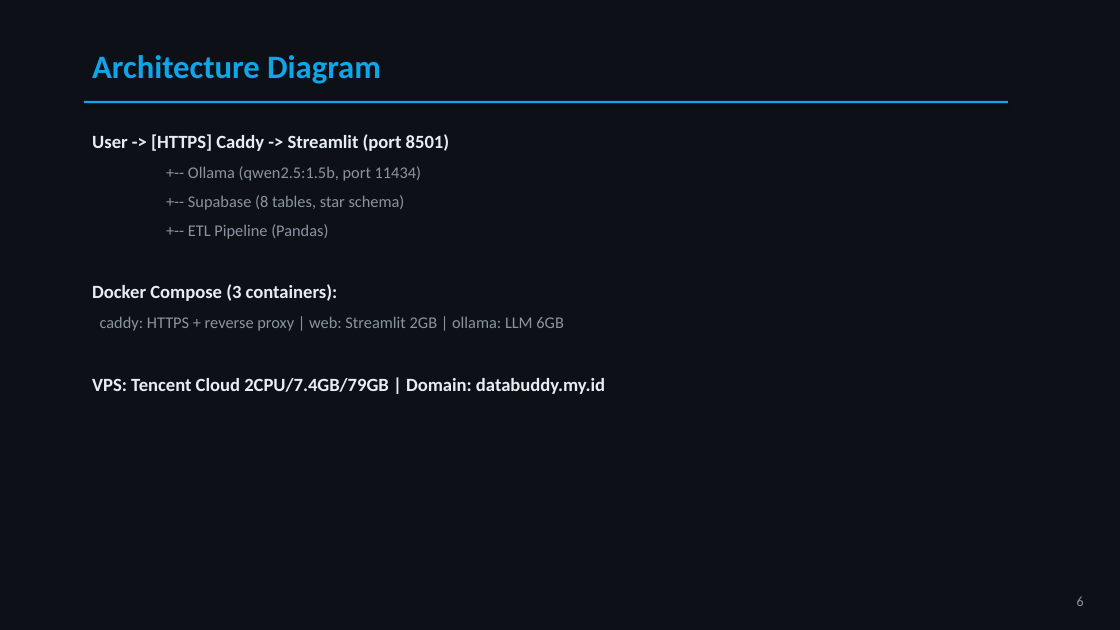
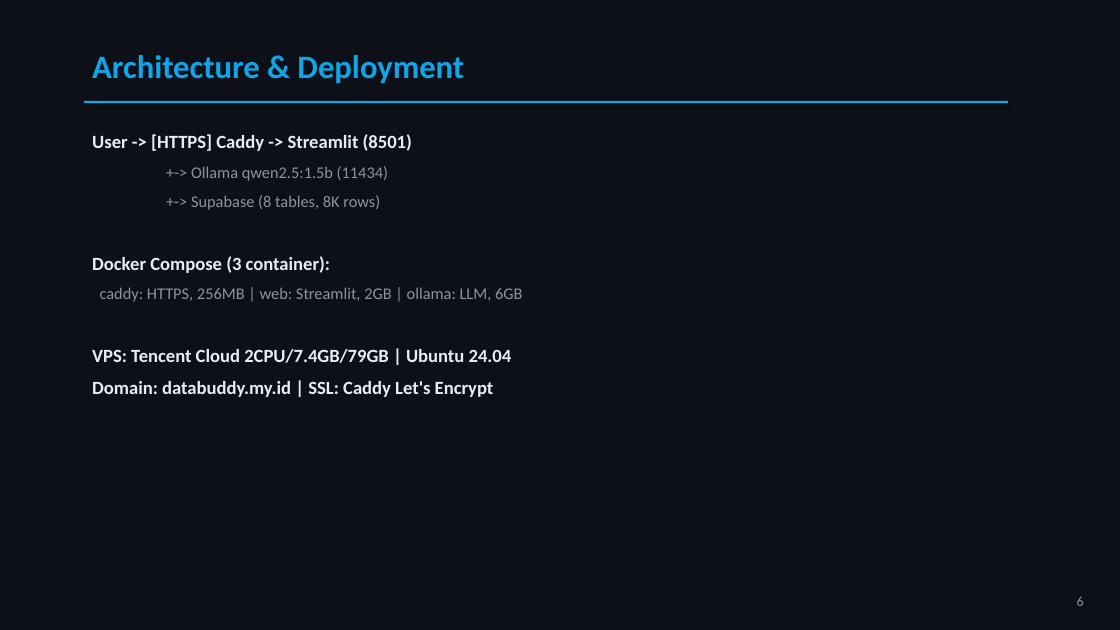
Before and after one commit to bakadenir/databuddy, a slide deck: slide 6 of Presentasi_UAS_AI04_DataBuddy.pptx. Drawn at 1120x630 pixels with LibreOffice and Linux fonts; fonts in the diff are those of the drawing. Boxes give left, top, right and bottom in pixels: in the first picture for what was removed or moved away, otherwise in the second. Text is boxed around its words. In the diff, an @@ line names an element or a change of style, - is before the commit and + after.

Commit message:
feat: update UAS deliverables - add user flow and chat flow details

```diff
--- a/Presentasi_UAS_AI04_DataBuddy.pptx
+++ b/Presentasi_UAS_AI04_DataBuddy.pptx
@@ text at [92, 55, 464, 83]: text changed @@
-Architecture Diagram
+Architecture & Deployment
@@ text at [92, 134, 522, 397]: text changed; size 14 to 16 pt; text colour #8B949E to #E6EDF3; bold on @@
-User -> [HTTPS] Caddy -> Streamlit (port 8501)
-+-- Ollama (qwen2.5:1.5b, port 11434)
-+-- Supabase (8 tables, star schema)
-+-- ETL Pipeline (Pandas)
-Docker Compose (3 containers):
-caddy: HTTPS + reverse proxy | web: Streamlit 2GB | ollama: LLM 6GB
-VPS: Tencent Cloud 2CPU/7.4GB/79GB | Domain: databuddy.my.id
+User -> [HTTPS] Caddy -> Streamlit (8501)
++-> Ollama qwen2.5:1.5b (11434)
++-> Supabase (8 tables, 8K rows)
+Docker Compose (3 container):
+caddy: HTTPS, 256MB | web: Streamlit, 2GB | ollama: LLM, 6GB
+VPS: Tencent Cloud 2CPU/7.4GB/79GB | Ubuntu 24.04
+Domain: databuddy.my.id | SSL: Caddy Let's Encrypt
```
Also in this commit, not shown: 11 other slides changed, 1 slide removed, 2 other files.
